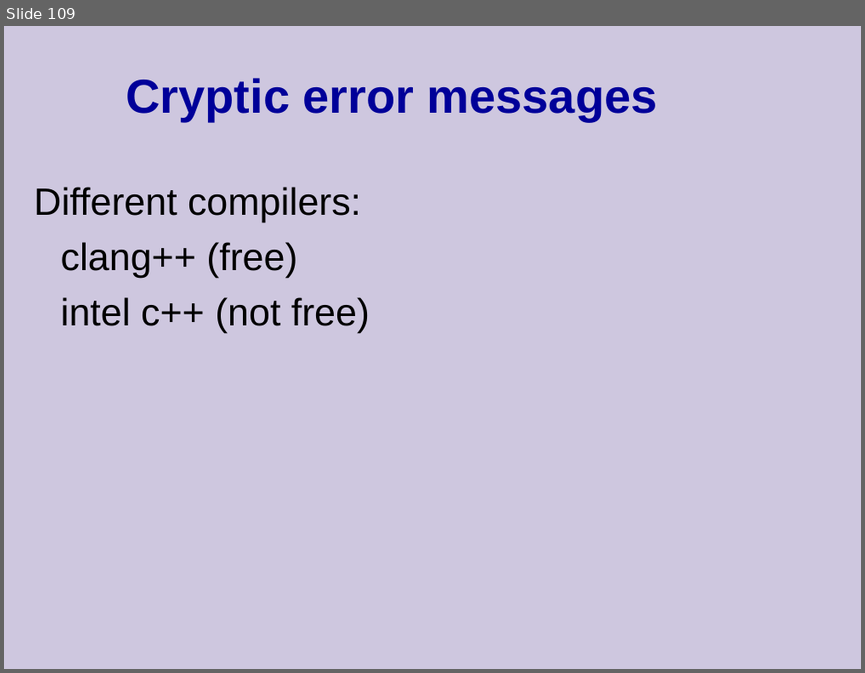
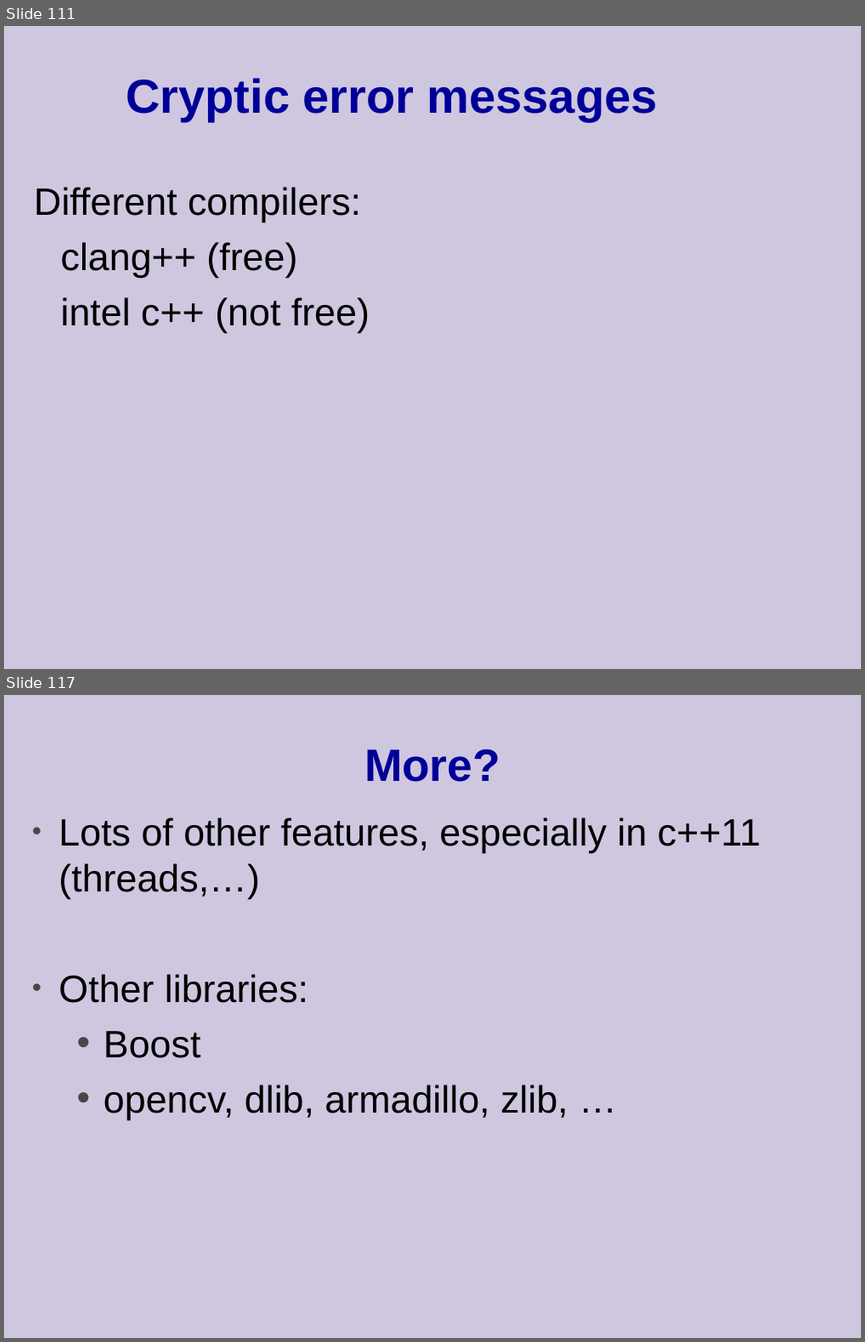
Before and after one commit to cpp-at-ariel/cpp-5778, a slide deck: week10-stl/slides-1-stl.odp. Shown one above the other, each under a label of ours: slide 109 before the commit, slides 111 and 117 after it; the slides between them are not shown. The pictures are 865x673 and 865x1342 pixels, drawn with LibreOffice and Linux fonts; fonts in the diff are those of the drawing. Boxes give left, top, right and bottom in pixels: in the first picture for what was removed or moved away, otherwise in the second. Text is boxed around its words. In the diff, an @@ line names an element or a change of style, - is before the commit and + after.

```diff
--- a/week10-stl/slides-1-stl.odp
+++ b/week10-stl/slides-1-stl.odp
@@ slide 117 added at box(4, 695, 861, 1338), background #CEC7DF @@
@@ title added at box(364, 749, 500, 782), 38 pt, text #000099, bold @@
+More?
@@ text added at box(58, 817, 760, 1120), 32 pt, text #000000 @@
+• Lots of other features, especially in c++11 (threads,…)
+• Other libraries:
+  • Boost
+  • opencv, dlib, armadillo, zlib, …
@@ what was slide 109 is now slide 111 @@
```
Also in this commit, not shown: 3 slides changed, 7 other slides added, 12 other files.
